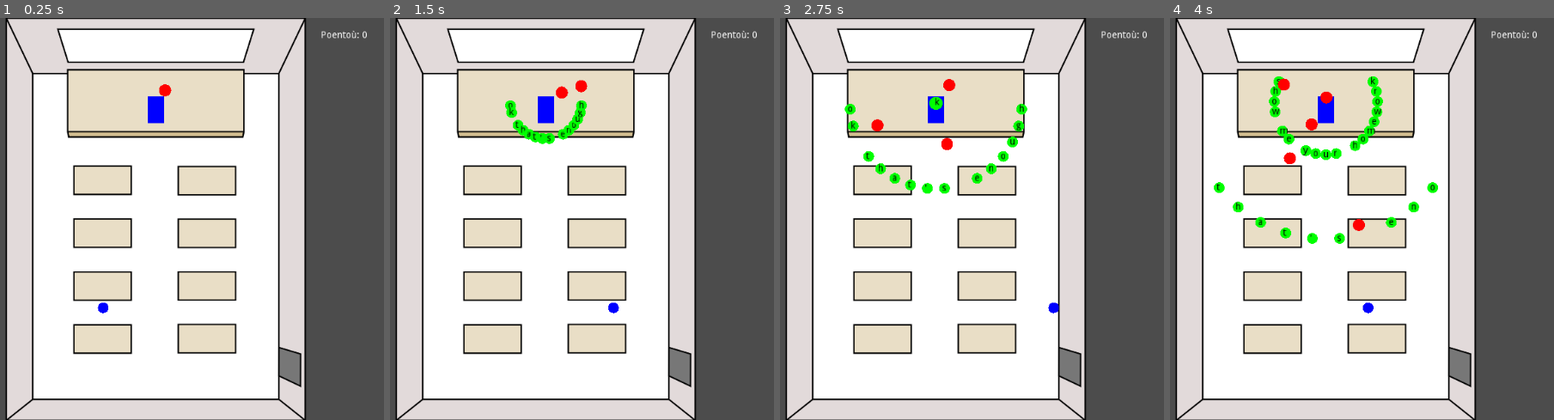
Above: before the commit, frames 1-4 (left to right).
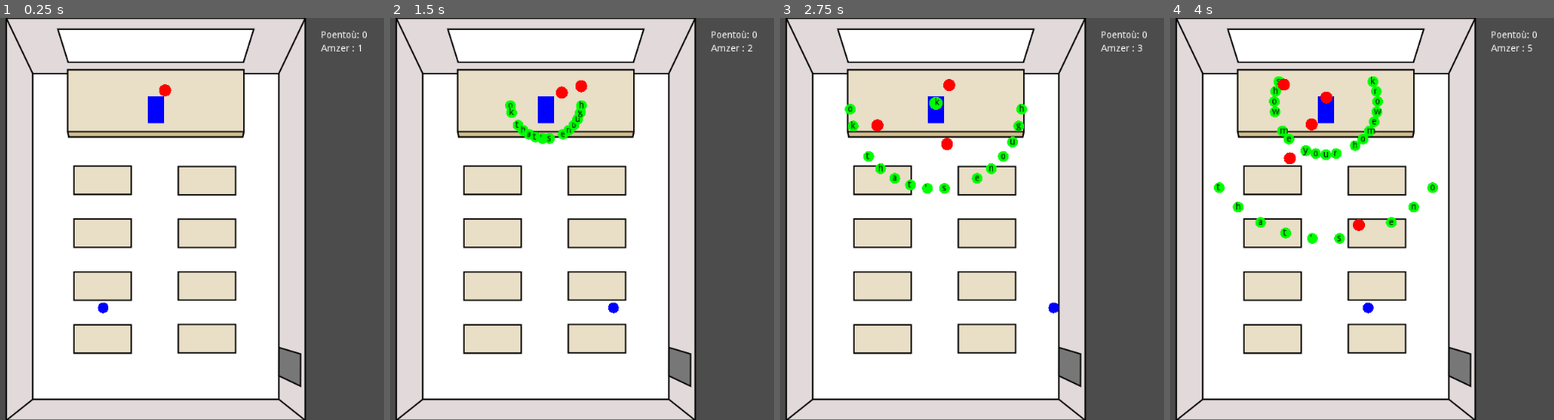
Above: after the commit, the same moments.

Repository: gweltou/shoot-em-up-lise
Game: Godot game, scene res://assets/scenes/Level.tscn
Two runs of this game, one before a commit and one after it. Both use one fixed random seed, a clock stepped at 60 frames per second and the inputs below.
Inputs (mouse positions are in pixels of both pictures, inside the frame that each line leads up to):
- Up to frame 1 (0.25 s): no input
- Up to frame 2 (1.5 s): move the mouse to (716, 198) at 0.52 s; hold Right (move_right) 0.53-1.25 s; click (716, 198) at 0.67 s; drag from (428, 239) to (612, 307) at 1.27 s
- Up to frame 3 (2.75 s): move the mouse to (1025, 130) at 2.02 s; hold Right (move_right) from 2.03 s (still down)
- Up to frame 4 (4 s): release Right (move_right) at 2.75 s; drag from (1312, 299) to (1242, 126) at 2.77 s; move the mouse to (1553, 279) at 3.52 s; hold Left (move_left) from 3.53 s (still down)

The runs differ from the first frame. In frame 1, less than 0.1% of the frame differs, in the area x 83-94%, y 6-9%; in frame 2, less than 0.1%; in frame 3, less than 0.1%, in the area x 83-95%, y 6-9%; in frame 4, less than 0.1%.

Commit message:
time counter

Diff:
--- a/assets/scenes/Level.tscn
+++ b/assets/scenes/Level.tscn
@@ -1,9 +1,10 @@
-[gd_scene load_steps=9 format=2]
+[gd_scene load_steps=10 format=2]
 
 [ext_resource path="res://assets/scenes/Player.tscn" type="PackedScene" id=1]
 [ext_resource path="res://assets/scenes/Kelenner.tscn" type="PackedScene" id=2]
 [ext_resource path="res://assets/scenes/sal_klas1.png" type="Texture" id=3]
 [ext_resource path="res://assets/scripts/poentou.gd" type="Script" id=4]
+[ext_resource path="res://assets/scripts/LabelTime.gd" type="Script" id=5]
 
 [sub_resource type="RectangleShape2D" id=1]
 extents = Vector2( 42.6477, 20.554 )
@@ -30,43 +31,43 @@
 [node name="Kelenner" parent="." instance=ExtResource( 2 )]
 position = Vector2( 482, 127 )
 
-[node name="StaticBody2D" type="StaticBody2D" parent="."]
+[node name="Tables" type="StaticBody2D" parent="."]
 collision_layer = 2
 collision_mask = 2
 
-[node name="CollisionShape2D" type="CollisionShape2D" parent="StaticBody2D"]
+[node name="CollisionShape2D" type="CollisionShape2D" parent="Tables"]
 position = Vector2( 401.25, 242.078 )
 shape = SubResource( 1 )
 
-[node name="CollisionShape2D2" type="CollisionShape2D" parent="StaticBody2D"]
+[node name="CollisionShape2D2" type="CollisionShape2D" parent="Tables"]
 position = Vector2( 557.236, 242.498 )
 shape = SubResource( 1 )
 
-[node name="CollisionShape2D3" type="CollisionShape2D" parent="StaticBody2D"]
+[node name="CollisionShape2D3" type="CollisionShape2D" parent="Tables"]
 position = Vector2( 401.236, 320.998 )
 shape = SubResource( 1 )
 
-[node name="CollisionShape2D4" type="CollisionShape2D" parent="StaticBody2D"]
+[node name="CollisionShape2D4" type="CollisionShape2D" parent="Tables"]
 position = Vector2( 556.736, 321.498 )
 shape = SubResource( 1 )
 
-[node name="CollisionShape2D5" type="CollisionShape2D" parent="StaticBody2D"]
+[node name="CollisionShape2D5" type="CollisionShape2D" parent="Tables"]
 position = Vector2( 402.736, 399.998 )
 shape = SubResource( 1 )
 
-[node name="CollisionShape2D6" type="CollisionShape2D" parent="StaticBody2D"]
+[node name="CollisionShape2D6" type="CollisionShape2D" parent="Tables"]
 position = Vector2( 556.736, 399.498 )
 shape = SubResource( 1 )
 
-[node name="CollisionShape2D7" type="CollisionShape2D" parent="StaticBody2D"]
+[node name="CollisionShape2D7" type="CollisionShape2D" parent="Tables"]
 position = Vector2( 401.736, 479.498 )
 shape = SubResource( 1 )
 
-[node name="CollisionShape2D8" type="CollisionShape2D" parent="StaticBody2D"]
+[node name="CollisionShape2D8" type="CollisionShape2D" parent="Tables"]
 position = Vector2( 557.236, 478.998 )
 shape = SubResource( 1 )
 
-[node name="Podium" type="CollisionShape2D" parent="StaticBody2D"]
+[node name="Podium" type="CollisionShape2D" parent="Tables"]
 position = Vector2( 481.982, 123.373 )
 shape = SubResource( 2 )
 
@@ -88,12 +89,24 @@
 position = Vector2( 685.506, 325.347 )
 shape = SubResource( 4 )
 
-[node name="Label" type="Label" parent="."]
+[node name="LabelScore" type="Label" parent="."]
 margin_left = 728.478
 margin_top = 19.0819
 margin_right = 768.478
 margin_bottom = 33.0819
+text = "Score: xxxxxx"
 script = ExtResource( 4 )
 __meta__ = {
 "_edit_use_anchors_": false
 }
+
+[node name="LabelTime" type="Label" parent="."]
+margin_left = 728.111
+margin_top = 39.2862
+margin_right = 813.111
+margin_bottom = 53.2862
+text = "Amzer: xxxxx"
+script = ExtResource( 5 )
+__meta__ = {
+"_edit_use_anchors_": false
+}
--- /dev/null
+++ b/assets/scripts/LabelTime.gd
@@ -0,0 +1,18 @@
+extends Label
+
+
+# Declare member variables here. Examples:
+# var a = 2
+# var b = "text"
+var time = 0
+
+
+# Called when the node enters the scene tree for the first time.
+func _ready():
+	pass # Replace with function body.
+
+
+# Called every frame. 'delta' is the elapsed time since the previous frame.
+func _process(delta):
+	time += delta
+	text = "Amzer : " +str(ceil(time))
Not shown, changed: README.md
